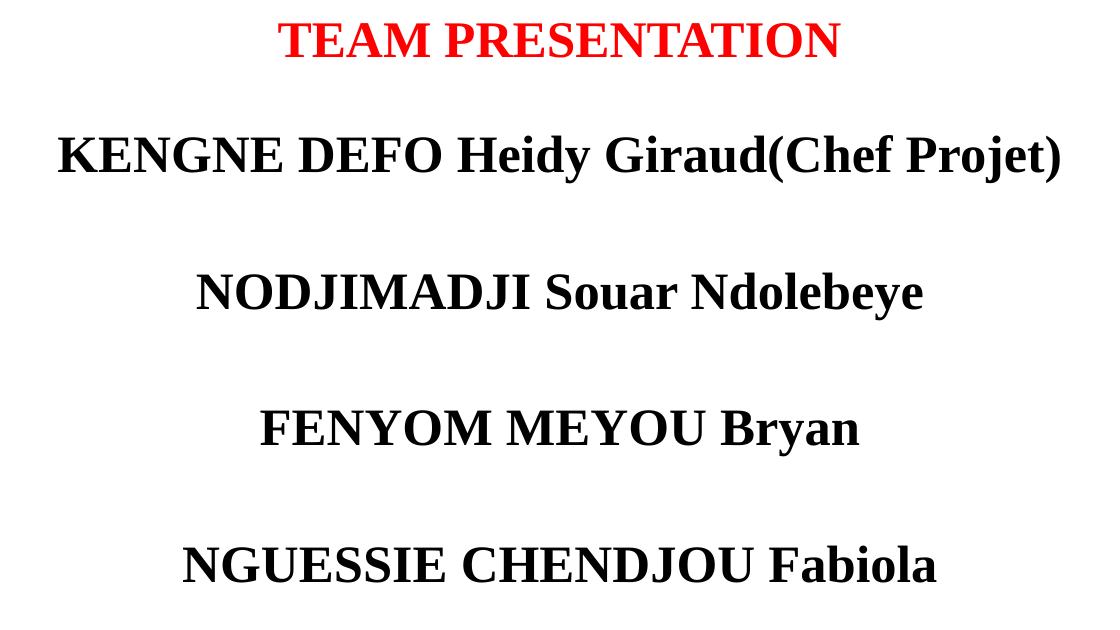
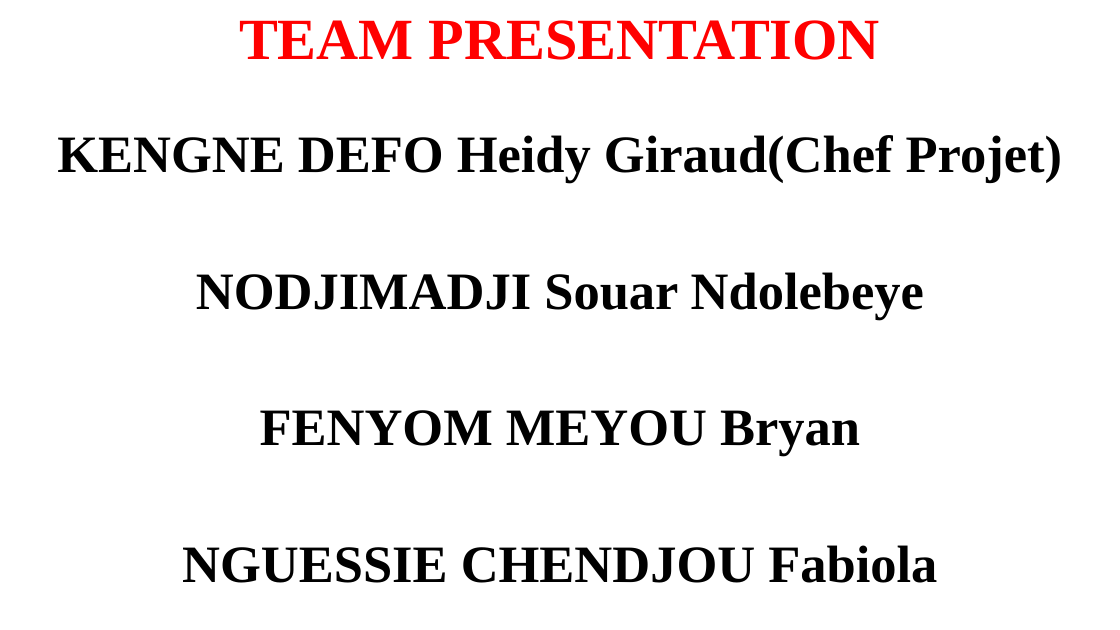
Before and after one commit to NGUESSIE-FABIOLA/BoulderDash, a slide deck: slide 2 of masterpom/PROJET UML.pptx. Drawn at 1120x630 pixels with LibreOffice and Linux fonts; fonts in the diff are those of the drawing. Boxes give left, top, right and bottom in pixels: in the first picture for what was removed or moved away, otherwise in the second. Text is boxed around its words. In the diff, an @@ line names an element or a change of style, - is before the commit and + after.

```diff
--- a/masterpom/PROJET UML.pptx
+++ b/masterpom/PROJET UML.pptx
@@ title "TEAM PRESENTATION" at bbox=[239, 20, 881, 60]: size 44 to 50 pt @@
```
Also in this commit, not shown: 6 other slides changed, 2 slides added, 1 slide removed.
